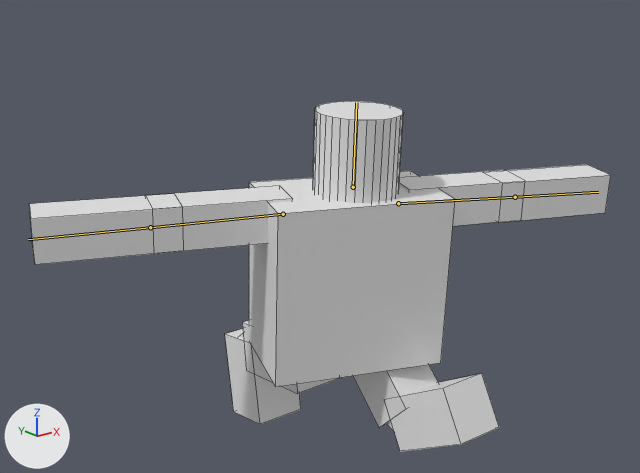
One commit to the Blender file Animation/animated/SK_person_running.blend: the scene before it, then after it.
Before and after are seen from a camera (50 mm lens) standing at (-13.92, -15.2, 12.28) and looking at (-1.5, 0.32, 6.07). Every picture has the same lights, and +X, +Y and +Z are marked at lower left. Both versions are drawn at frame 1 of the action 'Armature.002Action'; the numbers are the values there. The bones that change are drawn over the model as lines. Mesh edges are drawn as thin lines.
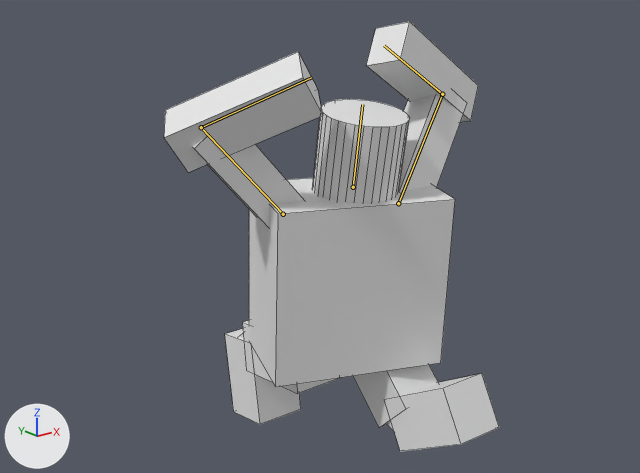
Commit message: More animation to the guy whose head is on fire

The change, as a list of edits to the scene's bpy script:
```text
Change bone_head:
    where bone_head = bpy.data.objects['Armature.002'].pose.bones['Head']  # child of 'Body'
    bone_head.rotation_quaternion: (1.0, 0.0, 0.0, 0.0) -> (0.998, 0.053, 0.0, -0.019)  # degrees (0, 0, 0) -> degrees (6, 0, -2)
Change bone_arm_left_1:
    where bone_arm_left_1 = bpy.data.objects['Armature.002'].pose.bones['arm-left-1']  # child of 'Body'
    bone_arm_left_1.rotation_quaternion: (1.0, 0.0, 0.0, 0.0) -> (0.905, 0.155, -0.011, -0.395)  # degrees (0, 0, 0) -> degrees (17, 6, -46)
Change bone_arm_left_2:
    where bone_arm_left_2 = bpy.data.objects['Armature.002'].pose.bones['arm-left-2']  # child of 'arm-left-1'
    bone_arm_left_2.rotation_quaternion: (1.0, 0.0, 0.0, 0.0) -> (0.634, 0.29, -0.145, -0.702)  # degrees (0, 0, 0) -> degrees (36, 13, -92)
Change bone_arm_right_1:
    where bone_arm_right_1 = bpy.data.objects['Armature.002'].pose.bones['arm-right-1']  # child of 'Body'
    bone_arm_right_1.rotation_quaternion: (1.0, 0.0, 0.0, 0.0) -> (0.865, -0.19, -0.066, 0.46)  # degrees (0, 0, 0) -> degrees (-23, 3, 55)
Change bone_arm_right_2:
    where bone_arm_right_2 = bpy.data.objects['Armature.002'].pose.bones['arm-right-2']  # child of 'arm-right-1'
    bone_arm_right_2.rotation_quaternion: (1.0, 0.0, 0.0, 0.0) -> (-0.08, -0.751, 0.65, 0.084)  # degrees (0, 0, 0) -> degrees (167, 1, -82)
```

Pixel boxes [x1, y1, x2, y2] of what changed, in the pictures (640 x 473 px):
'Cube.009', posed (7% wider, 73% taller)
    before: [29, 196, 178, 265]
    after: [164, 52, 323, 172]
'Cube.005', posed
    before: [498, 165, 611, 222]
    after: [366, 21, 478, 122]
'Cube.007', posed
    before: [145, 186, 292, 253]
    after: [192, 137, 304, 228]
'Cylinder', posed (7% wider)
    before: [313, 101, 404, 203]
    after: [312, 99, 409, 203]
'Cube.006', posed
    before: [399, 170, 525, 226]
    after: [399, 94, 467, 192]
bone 'Head', root to tip
    before: (353, 187) to (356, 102)
    after: (353, 187) to (362, 104)
bone 'arm-left-1', root to tip
    before: (283, 214) to (150, 227)
    after: (283, 214) to (201, 127)
bone 'arm-left-2', root to tip
    before: (150, 227) to (28, 239)
    after: (201, 127) to (311, 77)
bone 'arm-right-1', root to tip
    before: (398, 203) to (515, 197)
    after: (398, 203) to (442, 94)
bone 'arm-right-2', root to tip
    before: (515, 197) to (598, 192)
    after: (442, 94) to (384, 45)
